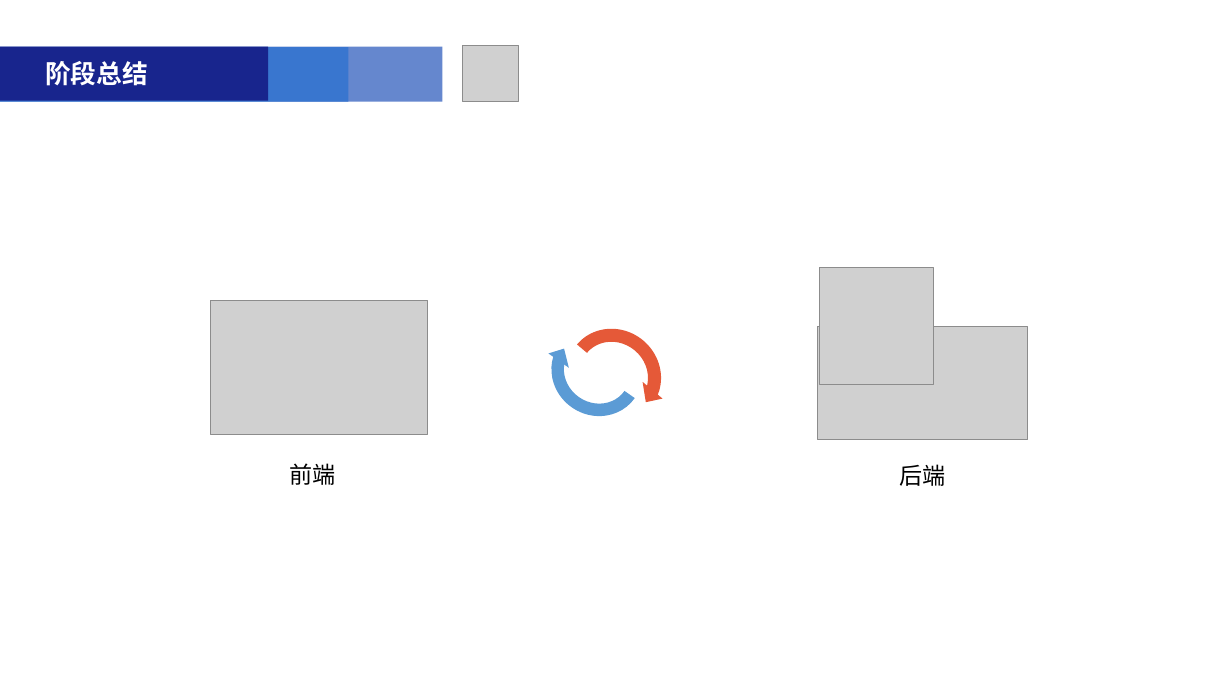
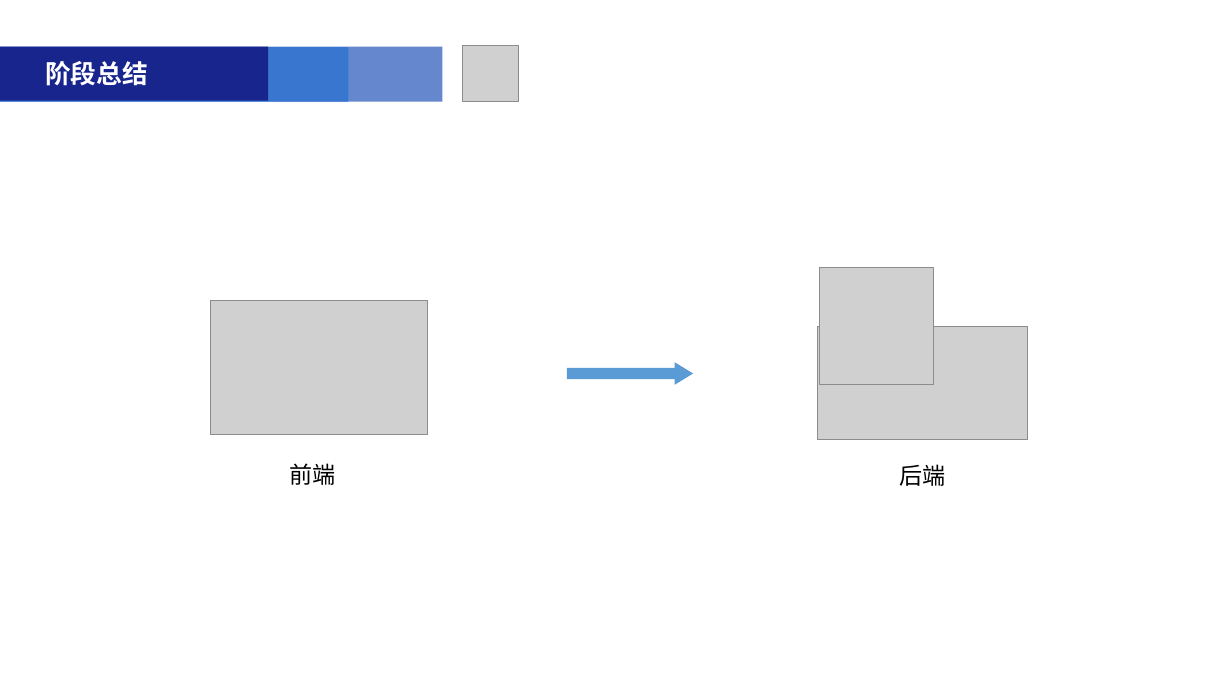
Before and after one commit to liuqiansb/zz, a slide deck: slide 8 of 附件1-2019届大学生转正汇报PPT模板2(1).pptx (slide 10 before the commit). Drawn at 1232x693 pixels with LibreOffice and Linux fonts; fonts in the diff are those of the drawing; grey boxes stand for pictures. Boxes give left, top, right and bottom in pixels: in the first picture for what was removed or moved away, otherwise in the second. Text is boxed around its words. In the diff, an @@ line names an element or a change of style, - is before the commit and + after.

```diff
--- a/附件1-2019届大学生转正汇报PPT模板2(1).pptx
+++ b/附件1-2019届大学生转正汇报PPT模板2(1).pptx
@@ circular arrow removed at (525,300,669,443) @@
@@ circular arrow removed at (538,301,689,451) @@
@@ right arrow added at (567,362,694,384), fill #5B9BD5 @@
```
Also in this commit, not shown: 5 other slides changed, 3 slides added, 4 slides removed, 2 other files.
